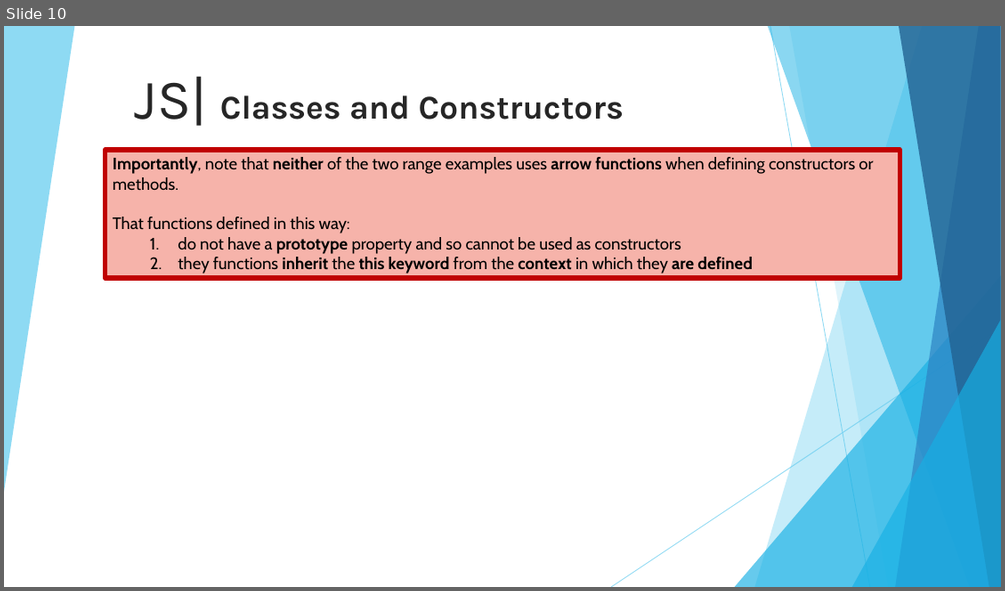
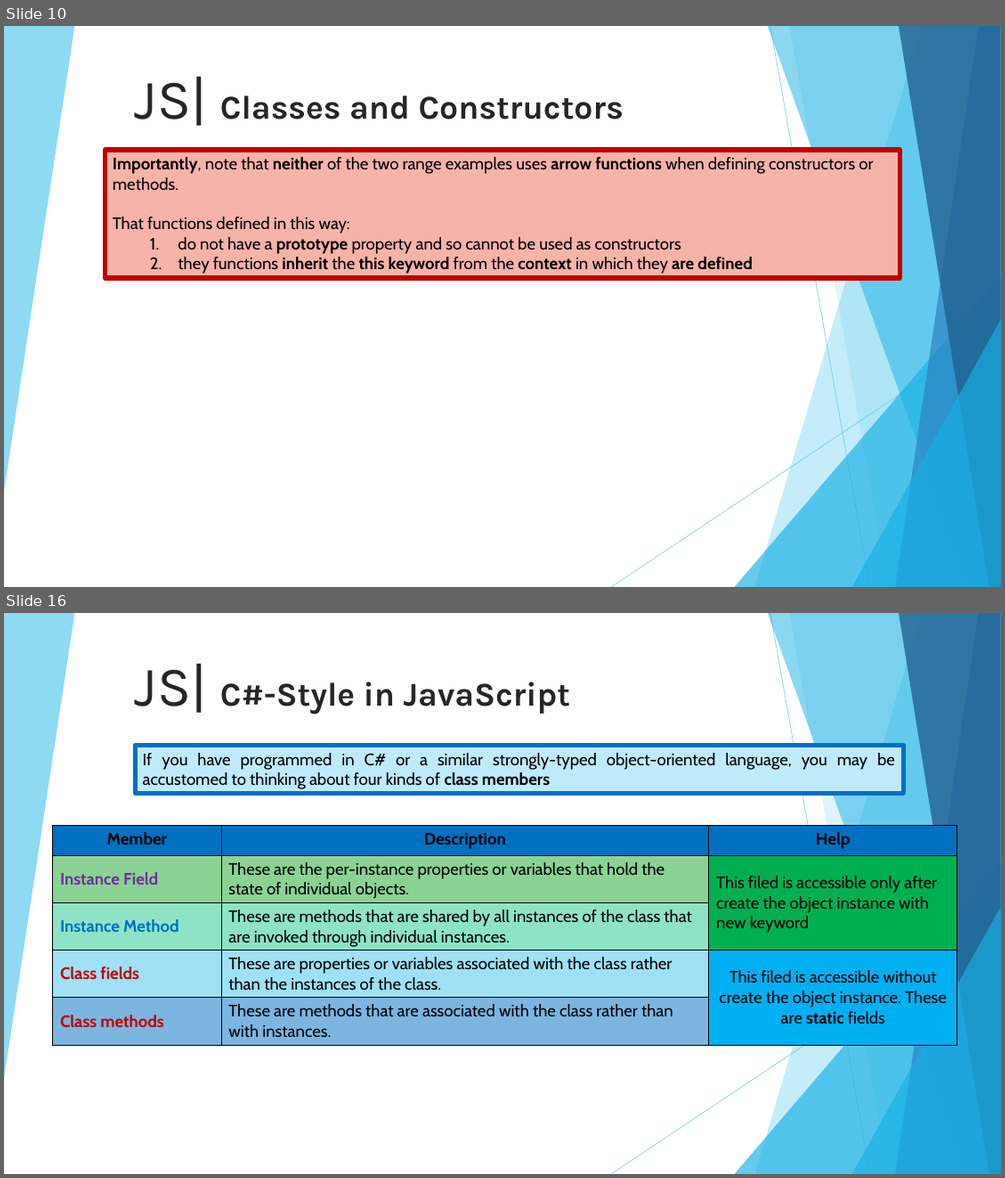
Before and after one commit to 01Primo/slides, a slide deck: 09_Javascript_Classes.pptx. Shown one above the other, each under a label of ours: slide 10 before the commit, slides 10 and 16 after it; the slides between them are not shown. The pictures are 1005x591 and 1005x1178 pixels, drawn with LibreOffice and Linux fonts; fonts in the diff are those of the drawing. Boxes give left, top, right and bottom in pixels: in the first picture for what was removed or moved away, otherwise in the second. Text is boxed around its words. In the diff, an @@ line names an element or a change of style, - is before the commit and + after.

Commit message:
Finish old style class in js

```diff
--- a/09_Javascript_Classes.pptx
+++ b/09_Javascript_Classes.pptx
@@ slide 16 added at box(4, 613, 1001, 1174), background #FFFFFF; not listed: 10 template elements that a slide beside it also shows @@
@@ title added at box(135, 663, 571, 714), 32 pt, text #262626, bold @@
+JS| C#-Style in JavaScript
@@ rectangle added at box(136, 746, 904, 793), fill #BFEAF9, outline #0070C0 4.5 pt, 16 pt, text #000000 @@
+If you have programmed in C# or a similar strongly-typed object-oriented language, you may be accustomed to thinking about four kinds of class members
@@ table added at box(53, 826, 956, 1046), 5 rows, 3 columns @@
+Member | Description | Help
+Instance Field | These are the per-instance properties or variables that hold the state of individual objects. | This filed is accessible only after create the object instance with new keyword
+Instance Method | These are methods that are shared by all instances of the class that are invoked through individual instances. | 
+Class fields | These are properties or variables associated with the class rather than the instances of the class. | This filed is accessible without create the object instance. These are static fields
+Class methods | These are methods that are associated with the class rather than with instances. | 
```
Also in this commit, not shown: 1 slide changed, 12 other slides added.
